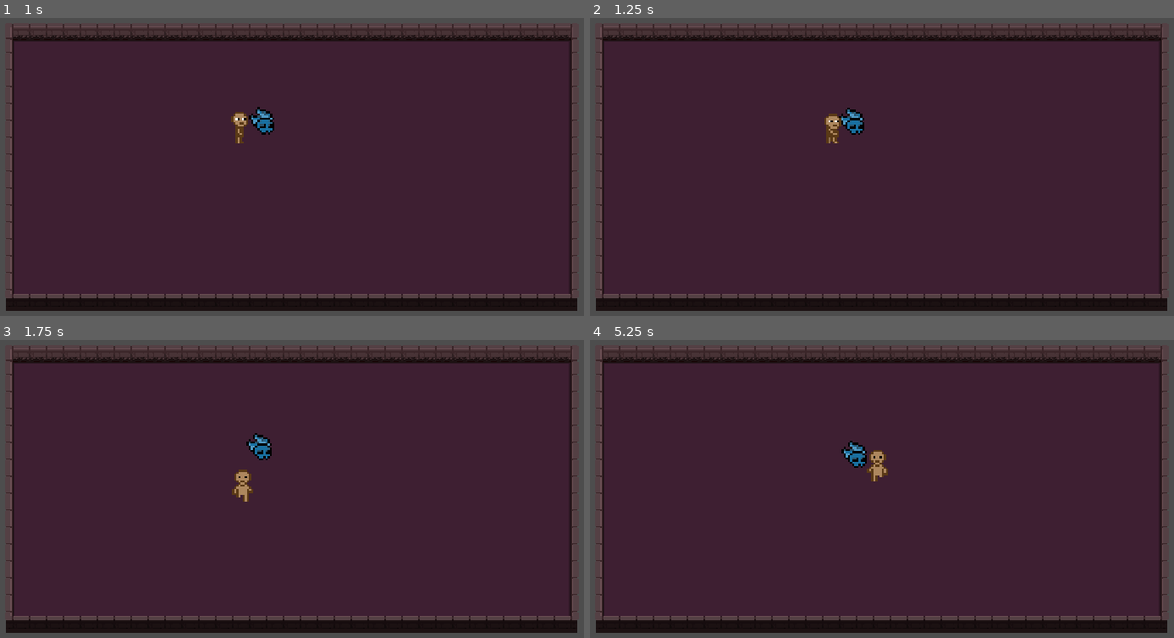
Above: before the commit, frames 1-4 (two rows, left to right).
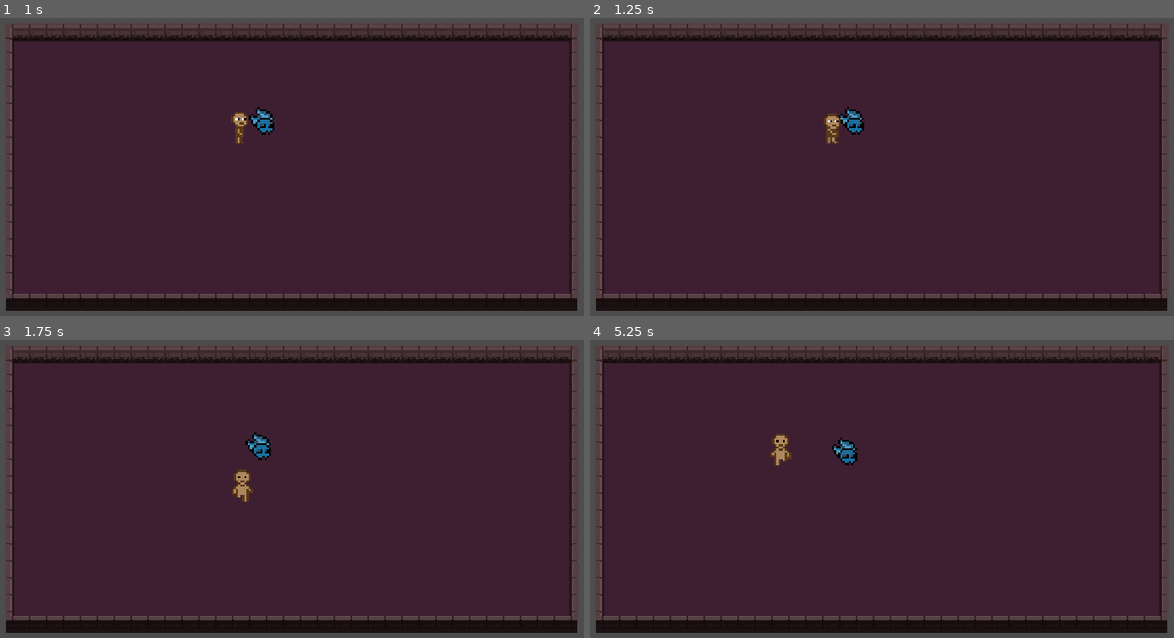
Above: after the commit, the same moments.

Repository: pingvin1308/gymdungeon
Game: Godot game, scene res://scenes/test/test_scene_default.tscn
Same seed, same stepped clock (60 frames per second), same inputs: the game is played once before the commit and once after it.
Inputs (mouse positions are in pixels of both pictures, inside the frame that each line leads up to):
- Up to frame 1 (1 s): move the mouse to (449, 161) at 0.52 s; hold D (walk_right) from 0.53 s (still down); click (449, 161) at 0.6 s
- Up to frame 2 (1.25 s): keep holding D (walk_right)
- Up to frame 3 (1.75 s): move the mouse to (163, 521) at 1.27 s; release D (walk_right) at 1.28 s; hold S (walk_down) from 1.28 s (still down); click (163, 521) at 1.35 s
- Up to frame 4 (5.25 s): move the mouse to (957, 417) at 2.02 s; release S (walk_down) at 2.03 s; hold D (walk_right) 2.03-2.78 s; click (957, 417) at 2.1 s; move the mouse to (858, 578) at 2.77 s; hold W (walk_up) 2.78-3.53 s; click (858, 578) at 2.85 s; move the mouse to (1092, 557) at 3.52 s; hold A (walk_left) 3.53-5.03 s; click (1092, 557) at 3.6 s; move the mouse to (689, 444) at 4.27 s; click (689, 444) at 4.35 s; move the mouse to (922, 500) at 5.02 s; hold S (walk_down) from 5.03 s (still down); click (922, 500) at 5.1 s

Frame 1 is identical in both runs. In frame 2, 0.1% of the frame differs, in the area x 40-47%, y 29-43%; in frame 3, 0.1%; in frame 4, 0.9%, in the area x 30-52%, y 31-48%.

Commit message:
fix basic enemy walking on top of players collider

Diff:
--- a/scenes/Enemies/basic_enemy.tscn
+++ b/scenes/Enemies/basic_enemy.tscn
@@ -51,6 +51,7 @@
 [node name="BasicEnemy" type="CharacterBody2D"]
 collision_layer = 4
 collision_mask = 3
+motion_mode = 1
 script = ExtResource("1_ohb5k")
 
 [node name="AnimatedSprite2D" type="AnimatedSprite2D" parent="."]
--- a/scenes/Enemies/chase_state.gd
+++ b/scenes/Enemies/chase_state.gd
@@ -4,7 +4,7 @@
 
 
 func _on_physics_process(_delta: float) -> void:
-	if enemy.is_chasing:
+	if enemy.is_chasing and enemy.target_player != null:
 		var player = enemy.target_player
 		var direction = (player.position - enemy.position).normalized()
 		enemy.velocity = direction * enemy.speed
--- a/scenes/characters/player/player.tscn
+++ b/scenes/characters/player/player.tscn
@@ -475,6 +475,7 @@
 [node name="Player" type="CharacterBody2D"]
 collision_layer = 2
 collision_mask = 5
+motion_mode = 1
 script = ExtResource("1_iwona")
 
 [node name="AnimatedSprite2D" type="AnimatedSprite2D" parent="."]
